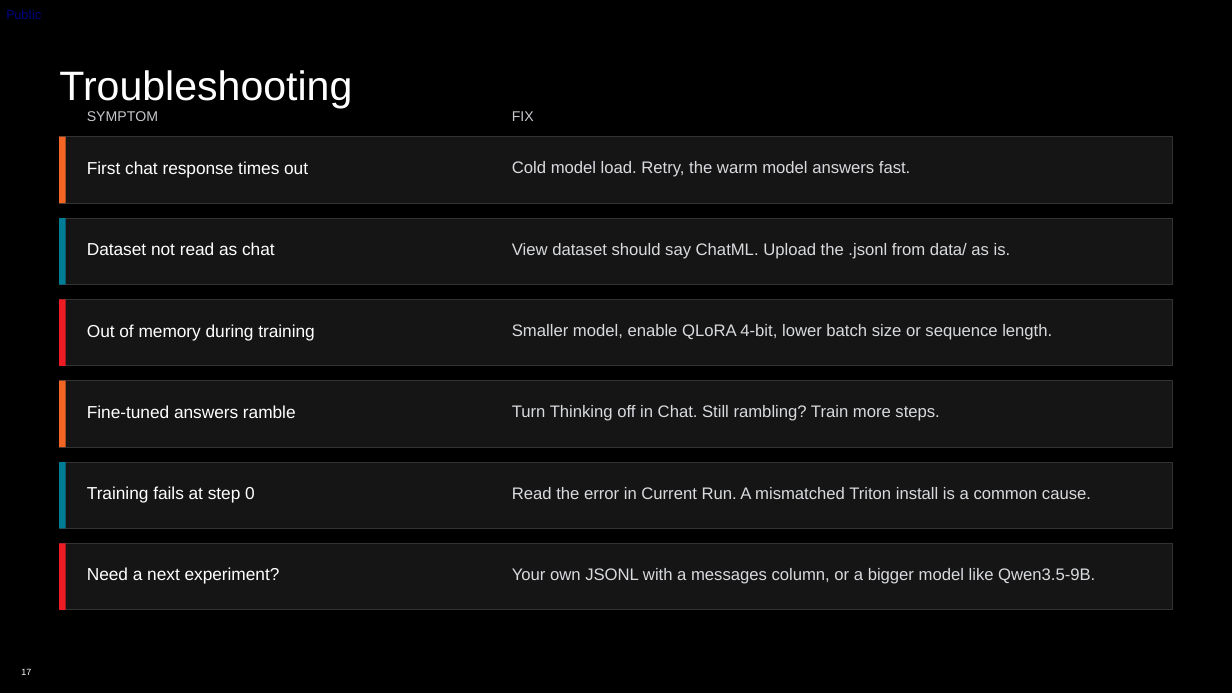
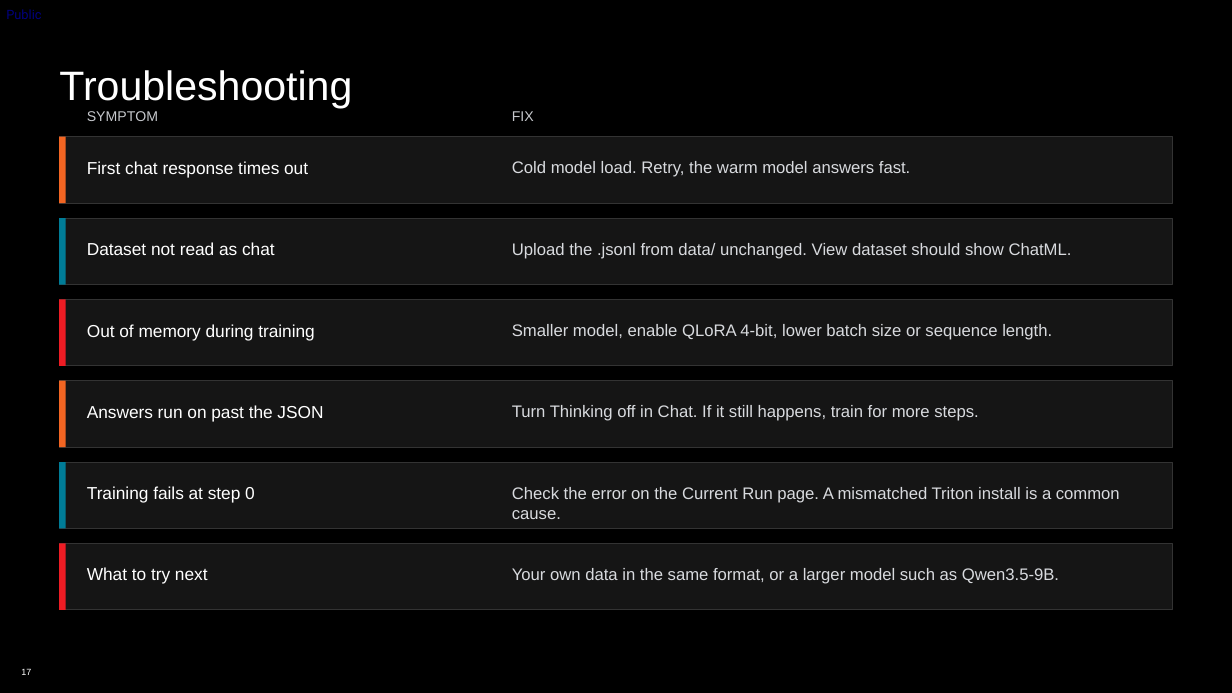
Before and after one commit to TwelveNights/Unsloth-RL-Workshop-on-Radeon, a slide deck: slide 17 of docs/AMD-Unsloth-Studio-Fine-tuning.pptx. Drawn at 1232x693 pixels with LibreOffice and Linux fonts; fonts in the diff are those of the drawing; background and template pictures are left out. Boxes give left, top, right and bottom in pixels: in the first picture for what was removed or moved away, otherwise in the second. Text is boxed around its words. In the diff, an @@ line names an element or a change of style, - is before the commit and + after.

```diff
--- a/docs/AMD-Unsloth-Studio-Fine-tuning.pptx
+++ b/docs/AMD-Unsloth-Studio-Fine-tuning.pptx
@@ text at <box>512,243,1072,259</box>: text changed @@
-View dataset should say ChatML. Upload the .jsonl from data/ as is.
+Upload the .jsonl from data/ unchanged. View dataset should show ChatML.
@@ text at <box>87,405,323,422</box>: text changed @@
-Fine-tuned answers ramble
+Answers run on past the JSON
@@ text at <box>512,405,978,421</box>: text changed @@
-Turn Thinking off in Chat. Still rambling? Train more steps.
+Turn Thinking off in Chat. If it still happens, train for more steps.
@@ text at <box>512,487,1120,519</box>: text changed @@
-Read the error in Current Run. A mismatched Triton install is a common cause.
+Check the error on the Current Run page. A mismatched Triton install is a common cause.
@@ text at <box>87,567,208,584</box>: text changed @@
-Need a next experiment?
+What to try next
@@ text at <box>512,568,1059,584</box>: text changed @@
-Your own JSONL with a messages column, or a bigger model like Qwen3.5-9B.
+Your own data in the same format, or a larger model such as Qwen3.5-9B.
```
Also in this commit, not shown: 9 other slides changed, 10 other files.
